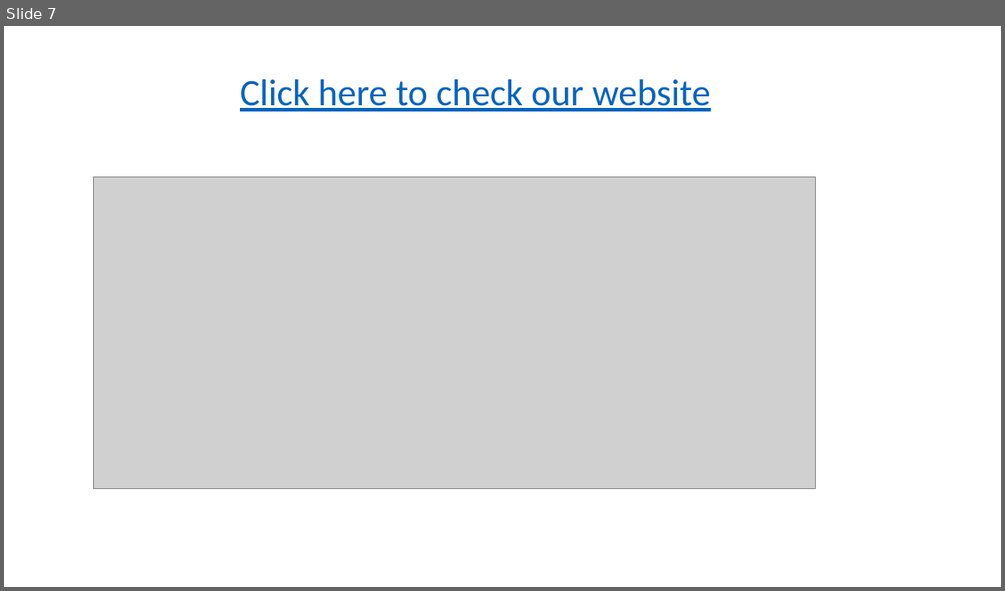
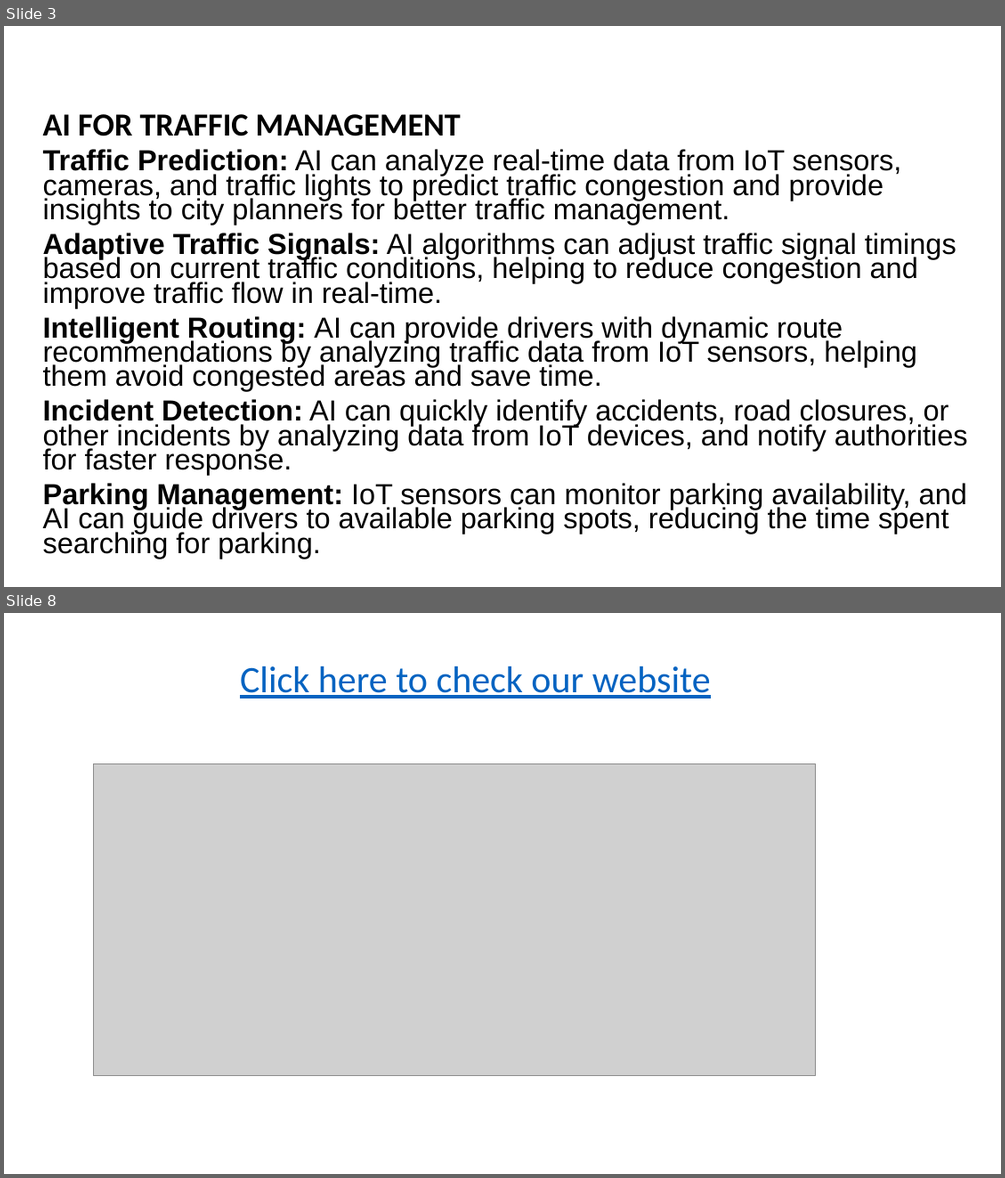
Before and after one commit to Mahesh-D2004/Traffic-management, a slide deck: Traffic management phase 4.pptx. Shown one above the other, each under a label of ours: slide 7 before the commit, slides 3 and 8 after it; the slides between them are not shown. The pictures are 1005x591 and 1005x1178 pixels, drawn with LibreOffice and Linux fonts; fonts in the diff are those of the drawing; grey boxes stand for pictures. Boxes give left, top, right and bottom in pixels: in the first picture for what was removed or moved away, otherwise in the second. Text is boxed around its words. In the diff, an @@ line names an element or a change of style, - is before the commit and + after.

```diff
--- a/Traffic management phase 4.pptx
+++ b/Traffic management phase 4.pptx
@@ slide 3 added at (4,26,1001,587), background #FFFFFF @@
@@ text added at (43,114,968,558), 27.9 pt, text #000000 @@
+AI FOR TRAFFIC MANAGEMENT
+Traffic Prediction: AI can analyze real-time data from IoT sensors, cameras, and traffic lights to predict traffic congestion and provide insights to city planners for better traffic management.
+Adaptive Traffic Signals: AI algorithms can adjust traffic signal timings based on current traffic conditions, helping to reduce congestion and improve traffic flow in real-time.
+Intelligent Routing: AI can provide drivers with dynamic route recommendations by analyzing traffic data from IoT sensors, helping them avoid congested areas and save time.
+Incident Detection: AI can quickly identify accidents, road closures, or other incidents by analyzing data from IoT devices, and notify authorities for faster response.
+Parking Management: IoT sensors can monitor parking availability, and AI can guide drivers to available parking spots, reducing the time spent searching for parking.
@@ what was slide 7 is now slide 8 @@
```
Also in this commit, not shown: 1 slide changed, 4 other slides added, 4 slides removed.
